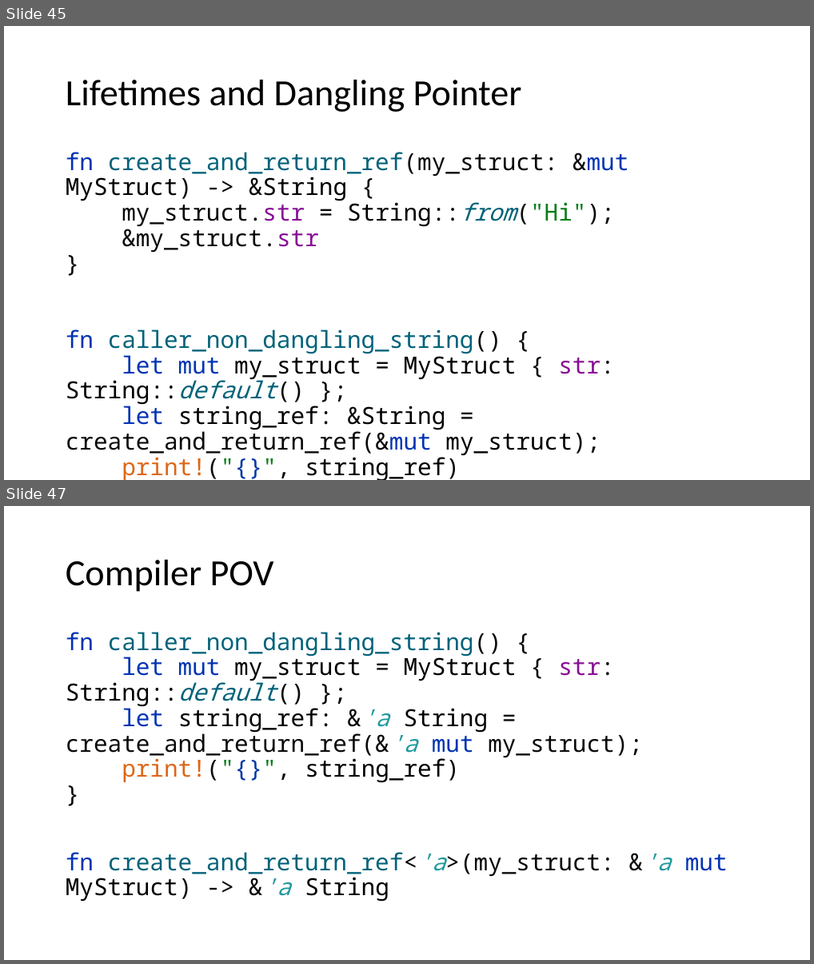
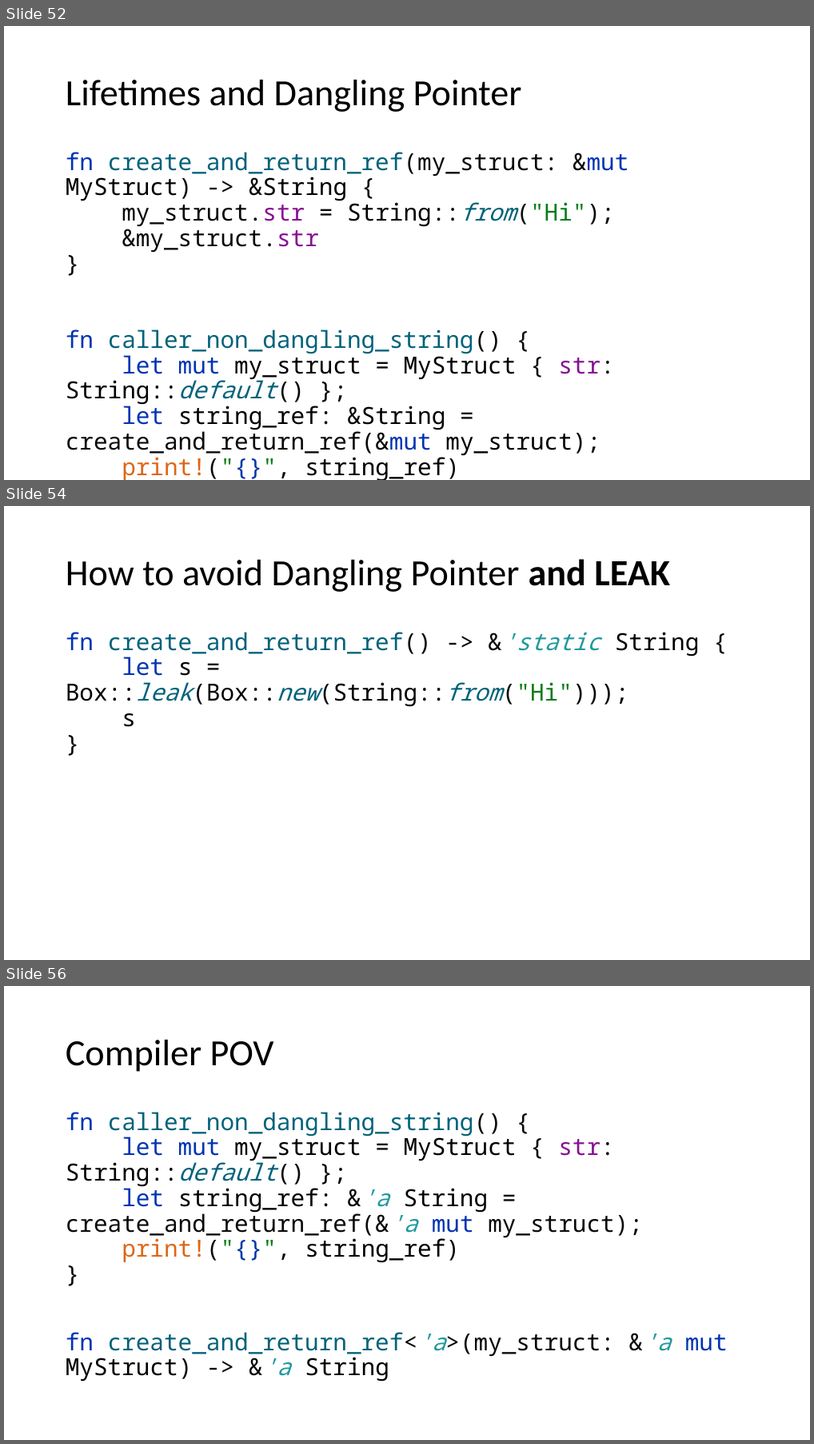
Before and after one commit to kugushev/course-rust-basics, a slide deck: src/02-Ownership/02-Ownership.pptx. Shown one above the other, each under a label of ours: slides 45 and 47 before the commit, slides 52, 54 and 56 after it; the slides between them are not shown. The pictures are 814x964 and 814x1444 pixels, drawn with LibreOffice and Linux fonts; fonts in the diff are those of the drawing. Boxes give left, top, right and bottom in pixels: in the first picture for what was removed or moved away, otherwise in the second. Text is boxed around its words. In the diff, an @@ line names an element or a change of style, - is before the commit and + after.

```diff
--- a/src/02-Ownership/02-Ownership.pptx
+++ b/src/02-Ownership/02-Ownership.pptx
@@ slide 54 added at <box>4,506,810,960</box>, background #FFFFFF @@
@@ title added at <box>66,559,670,592</box>, 44 pt, text #000000 @@
+How to avoid Dangling Pointer and LEAK
@@ text added at <box>66,632,700,727</box>, 28 pt, text #00627A @@
+fn create_and_return_ref() -> &'static String {
+let s = Box::leak(Box::new(String::from("Hi")));
+s
+}
@@ what was slide 45 is now slide 52 @@
@@ what was slide 47 is now slide 56 @@
```
Also in this commit, not shown: 11 other slides added.
